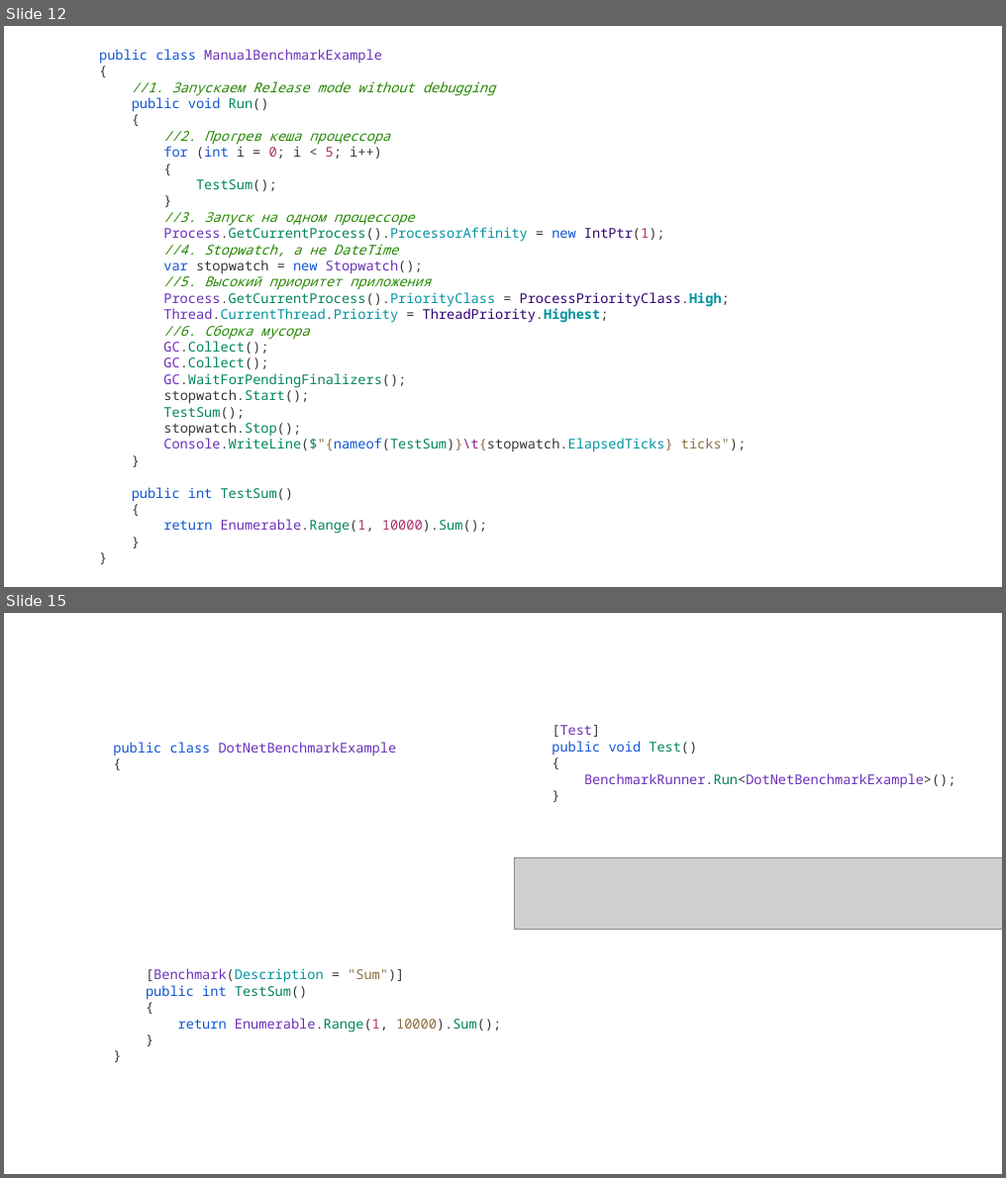
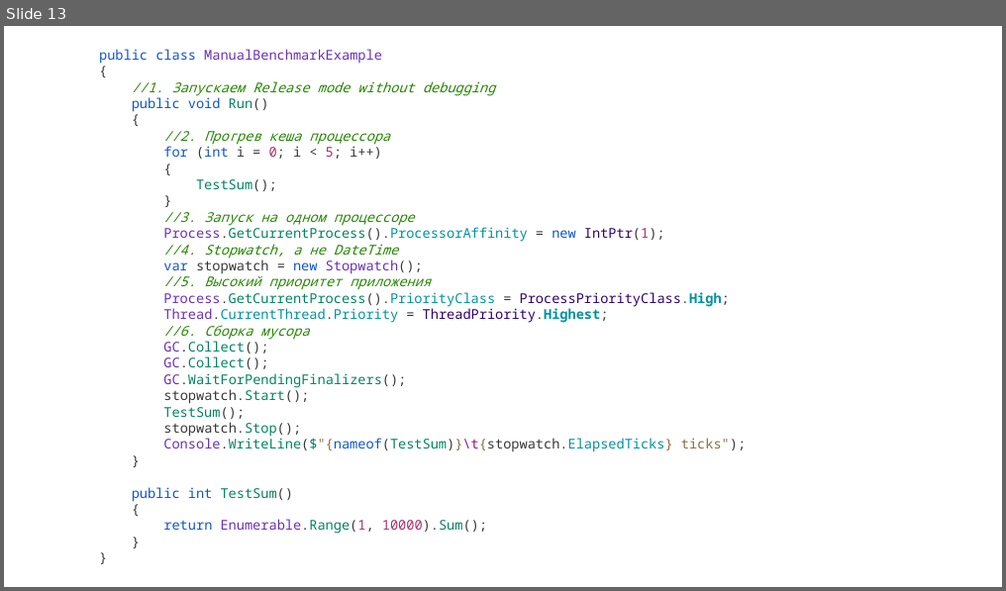
Before and after one commit to tolltech/ulearn-additional, a slide deck: benchmark/Solves/Benchmark.pptx. Shown one above the other, each under a label of ours: slides 12 and 15 before the commit, slide 13 after it; the slides between them are not shown. The pictures are 1006x1178 and 1006x591 pixels, drawn with LibreOffice and Linux fonts; fonts in the diff are those of the drawing; grey boxes stand for pictures. Boxes give left, top, right and bottom in pixels: in the first picture for what was removed or moved away, otherwise in the second. Text is boxed around its words. In the diff, an @@ line names an element or a change of style, - is before the commit and + after.

```diff
--- a/benchmark/Solves/Benchmark.pptx
+++ b/benchmark/Solves/Benchmark.pptx
@@ slide 15 removed at [4,613,1002,1174], background #FFFFFF @@
@@ text removed at [551,725,956,788] @@
-[Test]
-public void Test()
-{
-BenchmarkRunner.Run<DotNetBenchmarkExample>();
-}
@@ text removed at [113,742,501,1033] @@
-public class DotNetBenchmarkExample
-{
-[Benchmark(Description = "Sum")]
-public int TestSum()
-{
-return Enumerable.Range(1, 10000).Sum();
-}
-}
@@ picture removed at [514,858,1002,930] @@
@@ what was slide 12 is now slide 13 @@
```
Also in this commit, not shown: 1 slide changed, 8 slides added, 4 other slides removed, 7 other files.
